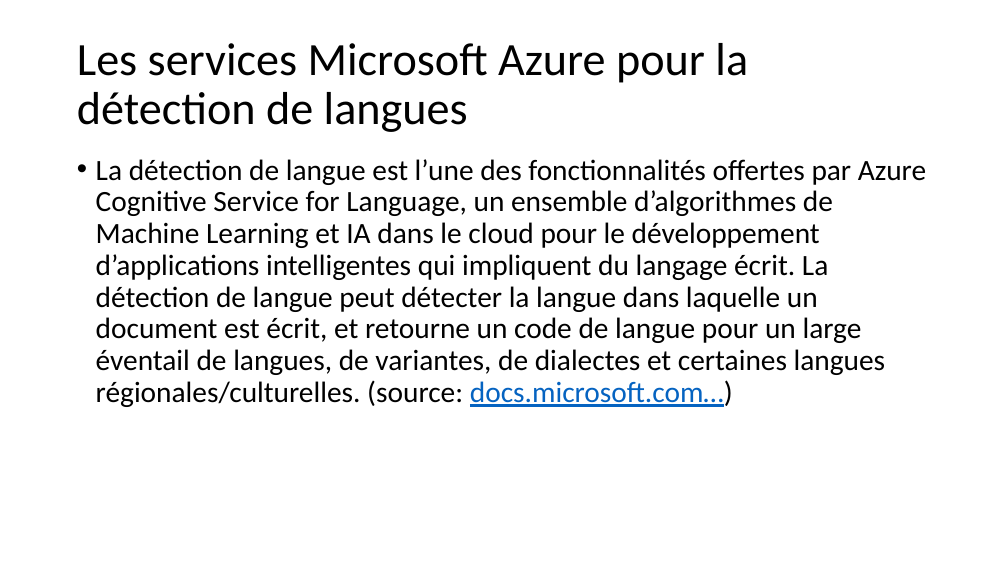
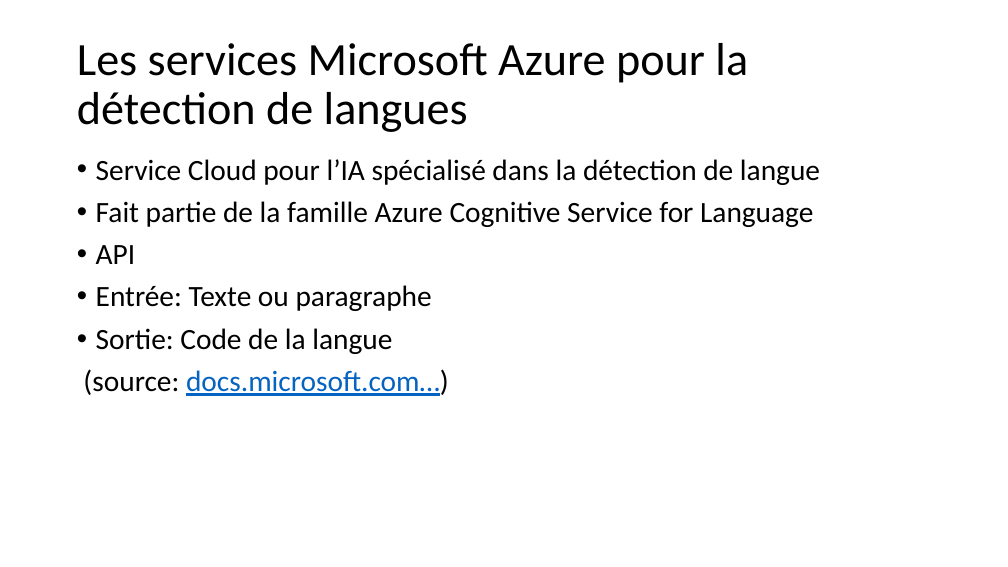
Before and after one commit to audricFeuyan/P1_FEUYAN_TCHOUO_Detection_Langue_Microsoft_Azure, a slide deck: slide 5 of P1_02_presentation.pptx. Drawn at 1008x567 pixels with LibreOffice and Linux fonts; fonts in the diff are those of the drawing. Boxes give left, top, right and bottom in pixels: in the first picture for what was removed or moved away, otherwise in the second. Text is boxed around its words. In the diff, an @@ line names an element or a change of style, - is before the commit and + after.

```diff
--- a/P1_02_presentation.pptx
+++ b/P1_02_presentation.pptx
@@ text at [83,159,820,396]: text changed @@
-• La détection de langue est l’une des fonctionnalités offertes par Azure Cognitive Service for Language, un ensemble d’algorithmes de Machine Learning et IA dans le cloud pour le développement d’applications intelligentes qui impliquent du langage écrit. La détection de langue peut détecter la langue dans laquelle un document est écrit, et retourne un code de langue pour un large éventail de langues, de variantes, de dialectes et certaines langues régionales/culturelles. (source: docs.microsoft.com…)
+• Service Cloud pour l’IA spécialisé dans la détection de langue
+• Fait partie de la famille Azure Cognitive Service for Language
+• API
+• Entrée: Texte ou paragraphe
+• Sortie: Code de la langue
+(source: docs.microsoft.com…)
```
Also in this commit, not shown: 3 other slides changed, 8 other files.
